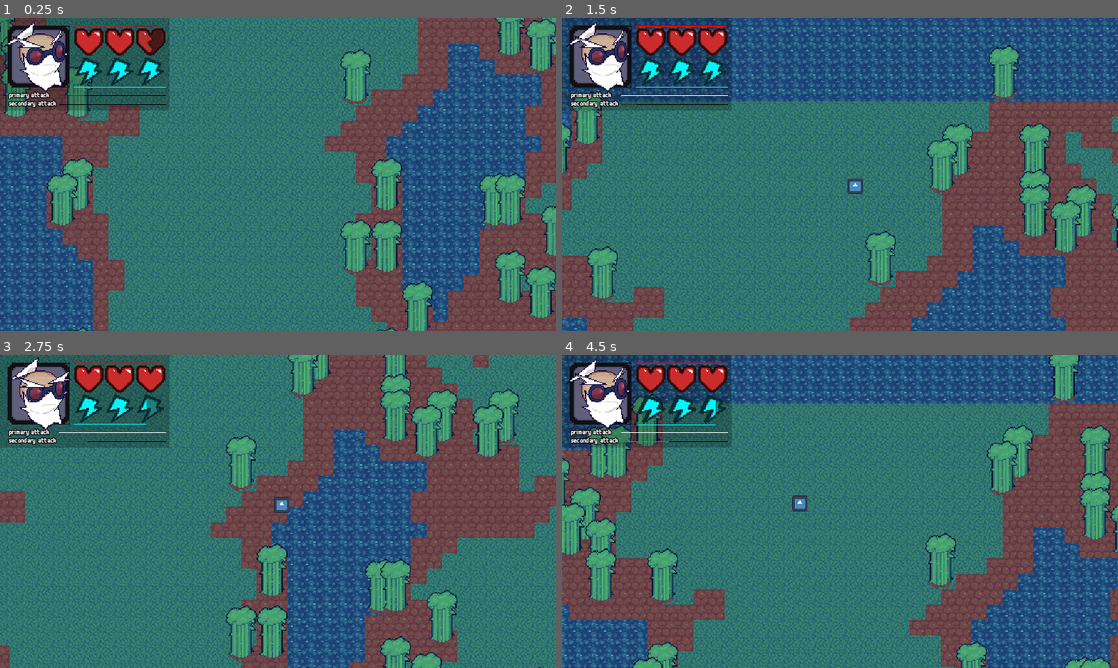
Above: before the commit, frames 1-4 (two rows, left to right).
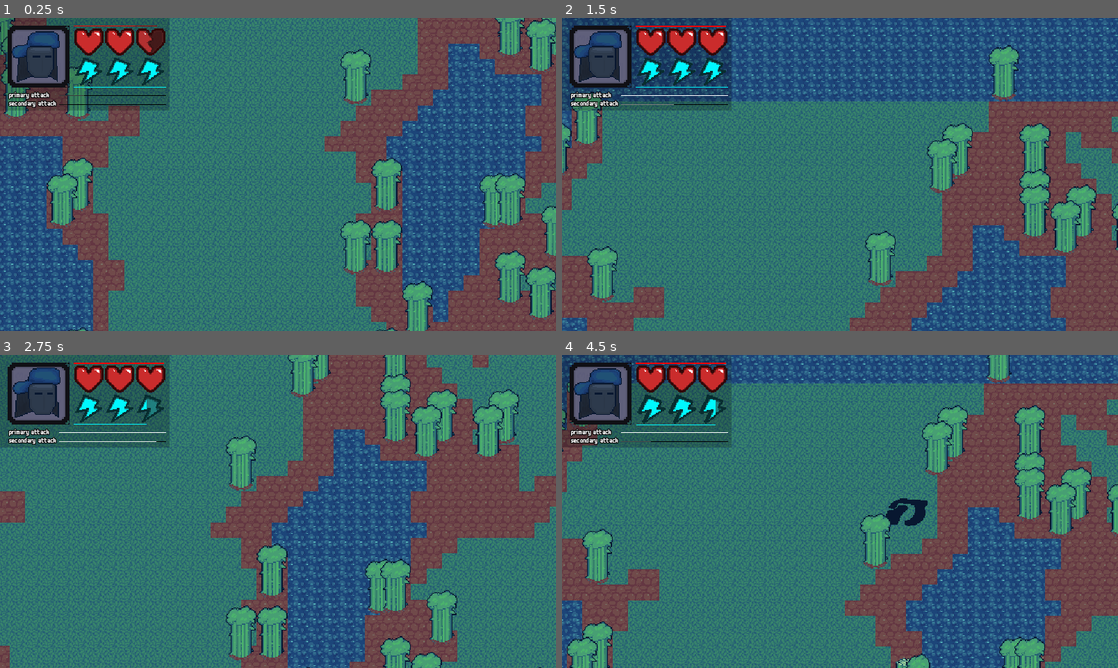
Above: after the commit, the same moments.

Repository: slotling/collateral-damage-gwj71
Game: Godot game, scene res://Scenes/Root/world.tscn
The game is run twice, just before and just after one commit, with the same random seed, the same clock (stepped at 60 frames per second) and the same inputs. The engine's default icon, where the game draws it, is replaced by a stand-in: a white triangle on a blue panel in a dark square.
Inputs (mouse positions are in pixels of both pictures, inside the frame that each line leads up to):
- Up to frame 1 (0.25 s): no input
- Up to frame 2 (1.5 s): move the mouse to (962, 158) at 0.52 s; hold D (right) 0.53-1.28 s; click (962, 158) at 0.6 s; move the mouse to (728, 190) at 1.27 s; hold S (backward) from 1.28 s (still down); right-click (728, 190) at 1.35 s
- Up to frame 3 (2.75 s): move the mouse to (333, 442) at 2.02 s; release S (backward) at 2.03 s; hold D (right) from 2.03 s (still down); hold Shift (run) from 2.03 s (still down)
- Up to frame 4 (4.5 s): move the mouse to (812, 574) at 2.77 s; release D (right) at 2.78 s; release Shift (run) at 2.78 s; hold W (forward) 2.78-3.53 s; click (812, 574) at 2.85 s; move the mouse to (1006, 558) at 3.52 s; hold A (left) from 3.53 s (still down); right-click (1006, 558) at 3.6 s; move the mouse to (673, 464) at 4.27 s; tap Shift (run) at 4.35 s

The runs differ from the first frame. In frame 1, 1.4% of the frame differs, in the area x 0-13%, y 1-24%; in frame 2, 1.6%; in frame 3, 1.6%; in frame 4, 55%, in the area x 0-100%, y 0-100%.

Commit message:
minor fix

Diff:
--- a/Handlers/AttackHandlers/EnemyAttacks/CarEnemy_Attack1.gd
+++ b/Handlers/AttackHandlers/EnemyAttacks/CarEnemy_Attack1.gd
@@ -3,6 +3,7 @@
 var enemy_bullet_preload = preload("res://Scenes/Entities/Projectiles/Bullet.tscn")
 
 func execute() -> void:
+	Global.play_sound("EnemySFX", "car_e" + str(randi_range(1, 2)), 0, enemy.global_position)
 	for i in range(30):
 		var instance = enemy_bullet_preload.instantiate()
 		var enemypos = enemy.global_position
--- a/Handlers/AttackHandlers/EnemyAttacks/CarEnemy_Attack2.gd
+++ b/Handlers/AttackHandlers/EnemyAttacks/CarEnemy_Attack2.gd
@@ -3,6 +3,7 @@
 var terminator_enemy_preload = preload("res://Scenes/Entities/Enemies/terminator_enemy.tscn")
 
 func execute() -> void:
+	Global.play_sound("EnemySFX", "car_e" + str(randi_range(1, 2)), 0, enemy.global_position)
 	for i in range(3):
 		var instance = terminator_enemy_preload.instantiate()
 		var enemypos = enemy.global_position
--- a/Handlers/AttackHandlers/EnemyAttacks/CarEnemy_Attack3.gd
+++ b/Handlers/AttackHandlers/EnemyAttacks/CarEnemy_Attack3.gd
@@ -3,6 +3,7 @@
 var missle_preload = preload("res://Scenes/Entities/Projectiles/homing_missle.tscn")
 
 func execute() -> void:
+	Global.play_sound("EnemySFX", "car_e" + str(randi_range(1, 2)), 0, enemy.global_position)
 	for i in range(2):
 		var instance = missle_preload.instantiate()
 		var enemypos = enemy.global_position
--- a/Handlers/WaveHandler.gd
+++ b/Handlers/WaveHandler.gd
@@ -54,7 +54,7 @@
 	return Vector2.ZERO
 
 func _process(delta):
-	print(enemy_count)
+	pass
 
 func spawn_enemy(enemy):
 	var enemy_instance = enemy.instantiate()
--- a/Handlers/movement_handler.gd
+++ b/Handlers/movement_handler.gd
@@ -38,7 +38,7 @@
 		if weapon_timer.is_stopped():
 			speed_weapon_multiplier = 1
 		else:
-			speed_weapon_multiplier = 0.5
+			speed_weapon_multiplier = 0.3
 
 	## Handle Velocity
 	if dir != Vector2.ZERO: # Proceed If Walking
--- a/Scenes/Entities/Characters/arsonist_player.tscn
+++ b/Scenes/Entities/Characters/arsonist_player.tscn
@@ -15,6 +15,6 @@
 script = ExtResource("3_0124p")
 
 [node name="CooldownTimer" parent="CharacterAttack2" index="0"]
-wait_time = 4.0
+wait_time = 3.0
 
 [editable path="CharacterAttack2"]
--- a/Scenes/Entities/Enemies/car_enemy.tscn
+++ b/Scenes/Entities/Enemies/car_enemy.tscn
@@ -1,7 +1,6 @@
-[gd_scene load_steps=9 format=3 uid="uid://cr1bp5pyswuyb"]
+[gd_scene load_steps=8 format=3 uid="uid://cr1bp5pyswuyb"]
 
 [ext_resource type="PackedScene" uid="uid://bgmyc6lbh46uf" path="res://Scenes/Entities/enemy.tscn" id="1_nrrmd"]
-[ext_resource type="Texture2D" uid="uid://b1k3mggtht0mx" path="res://icon.svg" id="2_h6vr3"]
 [ext_resource type="PackedScene" uid="uid://qo5gh36pq2cc" path="res://Handlers/AttackHandlers/enemy_attack.tscn" id="2_u6mbq"]
 [ext_resource type="Script" path="res://Handlers/AttackHandlers/EnemyAttacks/CarEnemy_Attack1.gd" id="3_22jsp"]
 [ext_resource type="Script" path="res://Handlers/AttackHandlers/EnemyAttacks/CarEnemy_Attack2.gd" id="4_n71sa"]
@@ -15,11 +14,11 @@
 size = Vector2(144, 40)
 
 [node name="Car_Enemy" instance=ExtResource("1_nrrmd")]
+death_prefix = "car_d"
 
 [node name="Sprite2D" parent="." index="0"]
 position = Vector2(5.72205e-06, 0)
 scale = Vector2(5, 2.5)
-texture = ExtResource("2_h6vr3")
 
 [node name="CollisionShape2D" parent="SoftCollision" index="0"]
 shape = SubResource("RectangleShape2D_bs2og")
--- a/Scenes/Entities/Projectiles/Bomb.gd
+++ b/Scenes/Entities/Projectiles/Bomb.gd
@@ -9,10 +9,11 @@
 	global_position = from
 	$UpCurvePath.pos1 = from-global_position
 	$UpCurvePath.pos2 = to-global_position
+	$Sprite2D.global_position = to
 	end_position = to
 
 func _ready() -> void:
-	pass
+	$AnimationPlayer.play("spark")
 
 func _process(delta) -> void:
 	if global_position.x <= end_position.x:
--- a/Scenes/Entities/Projectiles/Bomb.tscn
+++ b/Scenes/Entities/Projectiles/Bomb.tscn
@@ -1,11 +1,61 @@
-[gd_scene load_steps=5 format=3 uid="uid://cfqvhwih0qcti"]
+[gd_scene load_steps=9 format=3 uid="uid://cfqvhwih0qcti"]
 
 [ext_resource type="PackedScene" uid="uid://ca3tsn8ksqgef" path="res://Scenes/Misc/UpCurvePath.tscn" id="1_eohv5"]
 [ext_resource type="Script" path="res://Scenes/Entities/Projectiles/Bomb.gd" id="1_vxjbw"]
 [ext_resource type="Texture2D" uid="uid://dnsjq5yixo2q6" path="res://Resources/Atlases/dynamite.tres" id="3_6cknm"]
+[ext_resource type="Texture2D" uid="uid://djph3r6qhqu6u" path="res://Resources/Atlases/spark.tres" id="4_rv3rx"]
 
-[sub_resource type="Curve2D" id="Curve2D_8vq6u"]
+[sub_resource type="Curve2D" id="Curve2D_a6kln"]
 resource_local_to_scene = true
+
+[sub_resource type="Animation" id="Animation_73yvj"]
+length = 0.001
+tracks/0/type = "value"
+tracks/0/imported = false
+tracks/0/enabled = true
+tracks/0/path = NodePath("Sprite2D:frame")
+tracks/0/interp = 1
+tracks/0/loop_wrap = true
+tracks/0/keys = {
+"times": PackedFloat32Array(0),
+"transitions": PackedFloat32Array(1),
+"update": 1,
+"values": [0]
+}
+
+[sub_resource type="Animation" id="Animation_ca5rt"]
+resource_name = "spark"
+length = 0.4
+tracks/0/type = "value"
+tracks/0/imported = false
+tracks/0/enabled = true
+tracks/0/path = NodePath("Sprite2D:frame")
+tracks/0/interp = 1
+tracks/0/loop_wrap = true
+tracks/0/keys = {
+"times": PackedFloat32Array(0, 0.1, 0.2, 0.3),
+"transitions": PackedFloat32Array(1, 1, 1, 1),
+"update": 1,
+"values": [0, 1, 2, 3]
+}
+tracks/1/type = "value"
+tracks/1/imported = false
+tracks/1/enabled = true
+tracks/1/path = NodePath("Sprite2D:visible")
+tracks/1/interp = 1
+tracks/1/loop_wrap = true
+tracks/1/keys = {
+"times": PackedFloat32Array(0, 0.4),
+"transitions": PackedFloat32Array(1, 1),
+"update": 1,
+"values": [true, false]
+}
+
+[sub_resource type="AnimationLibrary" id="AnimationLibrary_mqhll"]
+_data = {
+"RESET": SubResource("Animation_73yvj"),
+"spark": SubResource("Animation_ca5rt")
+}
 
 [node name="Bomb" type="Node2D"]
 y_sort_enabled = true
@@ -13,9 +63,19 @@
 ROTATE_DEGREES_SPEED = 1350
 
 [node name="UpCurvePath" parent="." instance=ExtResource("1_eohv5")]
-curve = SubResource("Curve2D_8vq6u")
+curve = SubResource("Curve2D_a6kln")
 
 [node name="Sprite2D" type="Sprite2D" parent="UpCurvePath/PathFollow2D" index="0"]
 texture = ExtResource("3_6cknm")
 
+[node name="AnimationPlayer" type="AnimationPlayer" parent="."]
+libraries = {
+"": SubResource("AnimationLibrary_mqhll")
+}
+
+[node name="Sprite2D" type="Sprite2D" parent="."]
+z_index = 100
+texture = ExtResource("4_rv3rx")
+hframes = 4
+
 [editable path="UpCurvePath"]
--- a/Scenes/Entities/Projectiles/Bullet.gd
+++ b/Scenes/Entities/Projectiles/Bullet.gd
@@ -8,6 +8,7 @@
 	rotation_degrees = rot_deg
 
 func _ready():
+	Global.play_sound("EnemySFX", "ninja_t", -5, global_position)
 	await get_tree().create_timer(10).timeout
 	despawn()
 
--- a/Scenes/Entities/Projectiles/EnemySlash.gd
+++ b/Scenes/Entities/Projectiles/EnemySlash.gd
@@ -5,6 +5,7 @@
 	rotation_degrees = rot_deg
 
 func _ready():
+	Global.play_sound("EnemySFX", "panda_a" + str(randi_range(1, 3)), 0, global_position)
 	await get_tree().create_timer(0.1).timeout
 	queue_free()
 
--- a/Scenes/Entities/Projectiles/Variations/molotov_bomb.gd
+++ b/Scenes/Entities/Projectiles/Variations/molotov_bomb.gd
@@ -1,5 +1,6 @@
 extends Bomb
 
 func _ready() -> void:
+	$AnimationPlayer.play("spark")
 	explosion_preload = preload("res://Scenes/Entities/Projectiles/Variations/molotov_explosion.tscn")
 	Global.play_sound("PlayerSFX", "molotov_t" + str(randi_range(1, 3)), 0, global_position)
--- a/Scenes/Entities/Projectiles/Variations/molotov_explosion.tscn
+++ b/Scenes/Entities/Projectiles/Variations/molotov_explosion.tscn
@@ -10,7 +10,7 @@
 explosionSfxName = "molotov_i"
 
 [node name="HurtBoxHandler" parent="." index="0"]
-strength = 2
+strength = 3
 cause = "Burnt"
 
 [node name="CollisionShape2D" parent="HurtBoxHandler" index="0"]
--- a/Scenes/Root/world.tscn
+++ b/Scenes/Root/world.tscn
@@ -1,9 +1,9 @@
 [gd_scene load_steps=5 format=3 uid="uid://dxacdto1scojh"]
 
 [ext_resource type="PackedScene" uid="uid://d3hrl4tjnukfe" path="res://Scenes/Generation/terrain.tscn" id="1_r6r10"]
-[ext_resource type="PackedScene" uid="uid://djorhqqn1rked" path="res://Scenes/Entities/Characters/demolitionist_player.tscn" id="3_tncp8"]
+[ext_resource type="PackedScene" uid="uid://dl472ck8pk4d7" path="res://Scenes/Entities/Characters/arsonist_player.tscn" id="3_iuyp1"]
 [ext_resource type="PackedScene" uid="uid://14wcwtgp2v2v" path="res://Handlers/wave_handler.tscn" id="4_apm3v"]
-[ext_resource type="PackedScene" uid="uid://cck6w5dg3r0k6" path="res://Scenes/Environment/small_rock.tscn" id="4_hso08"]
+[ext_resource type="PackedScene" uid="uid://cck6w5dg3r0k6" path="res://Scenes/Environment/small_rock.tscn" id="4_rnhts"]
 
 [node name="World" type="Node2D" groups=["main"]]
 y_sort_enabled = true
@@ -15,7 +15,7 @@
 z_index = -2
 size = Vector2(100, 100)
 
-[node name="DemolitionistPlayer" parent="." instance=ExtResource("3_tncp8")]
+[node name="ArsonistPlayer" parent="." instance=ExtResource("3_iuyp1")]
 
-[node name="SmallRock" parent="." instance=ExtResource("4_hso08")]
-position = Vector2(70, -43)
+[node name="SmallRock" parent="." instance=ExtResource("4_rnhts")]
+position = Vector2(248, 0)
Not shown, added: Assets/Sounds/EnemySFX/car_d.ogg.import
Not shown, added: Assets/Sounds/EnemySFX/car_e1.ogg.import
Not shown, added: Assets/Sounds/EnemySFX/car_e2.ogg.import
Not shown, added: Assets/Sounds/EnemySFX/car_d.ogg
Not shown, added: Assets/Sounds/EnemySFX/car_e1.ogg
Not shown, added: Assets/Sounds/EnemySFX/car_e2.ogg
